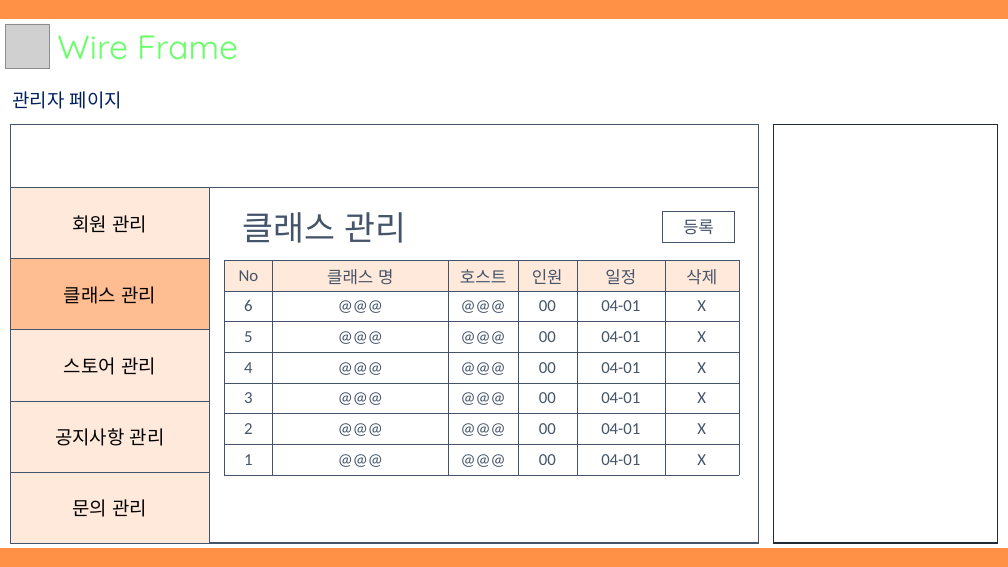
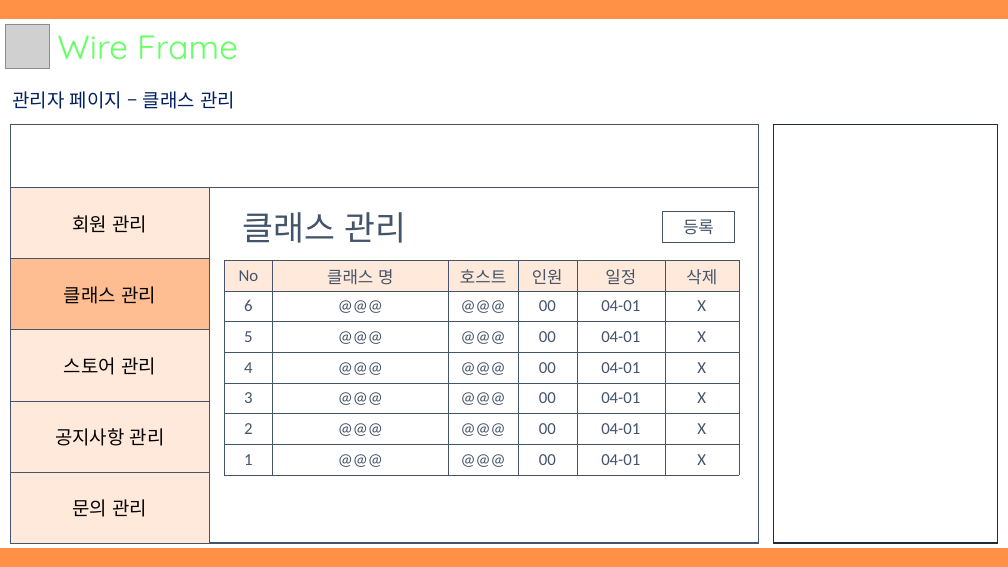
Before and after one commit to hhsw07/ezen-academy-projects, a slide deck: slide 17 of WebContent/hsw/3조 원데이클래스_hsw.pptx (slide 9 before the commit). Drawn at 1008x567 pixels with LibreOffice and Linux fonts; fonts in the diff are those of the drawing; grey boxes stand for pictures. Boxes give left, top, right and bottom in pixels: in the first picture for what was removed or moved away, otherwise in the second. Text is boxed around its words. In the diff, an @@ line names an element or a change of style, - is before the commit and + after.

```diff
--- a/WebContent/hsw/3조 원데이클래스_hsw.pptx
+++ b/WebContent/hsw/3조 원데이클래스_hsw.pptx
@@ text at [12, 91, 235, 109]: text changed @@
-관리자 페이지
+관리자 페이지 – 클래스 관리
```
Also in this commit, not shown: 9 other slides changed, 4 slides added, 1 slide removed, 2 other files.
